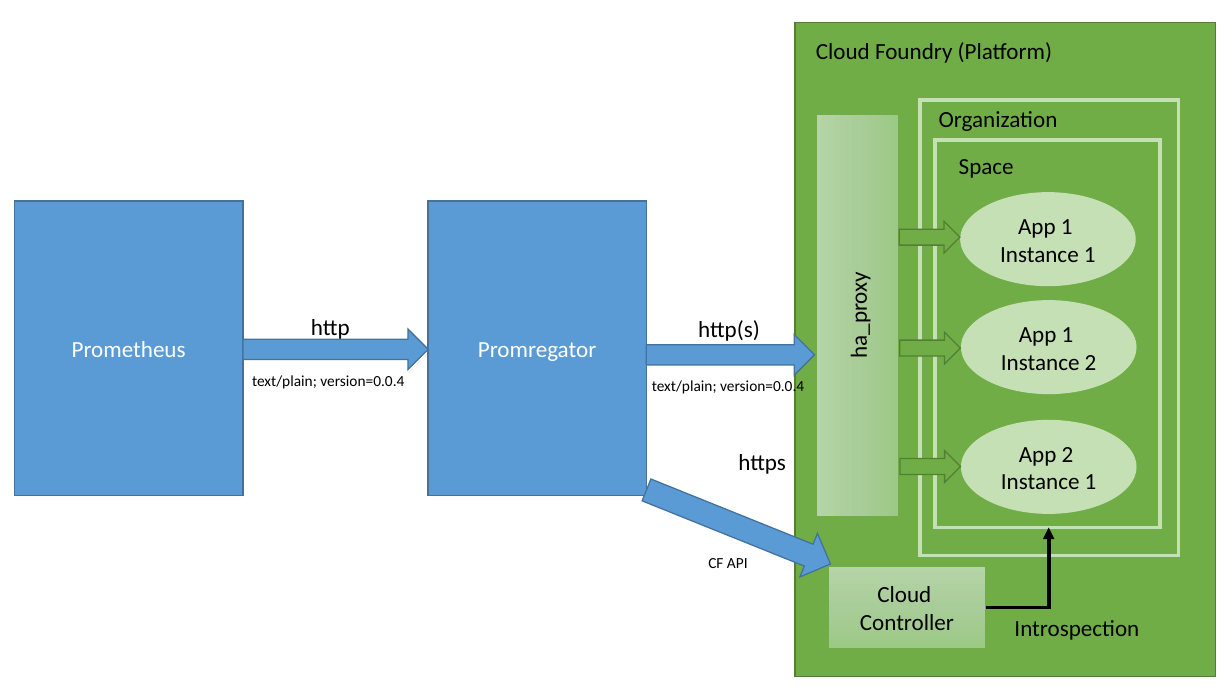
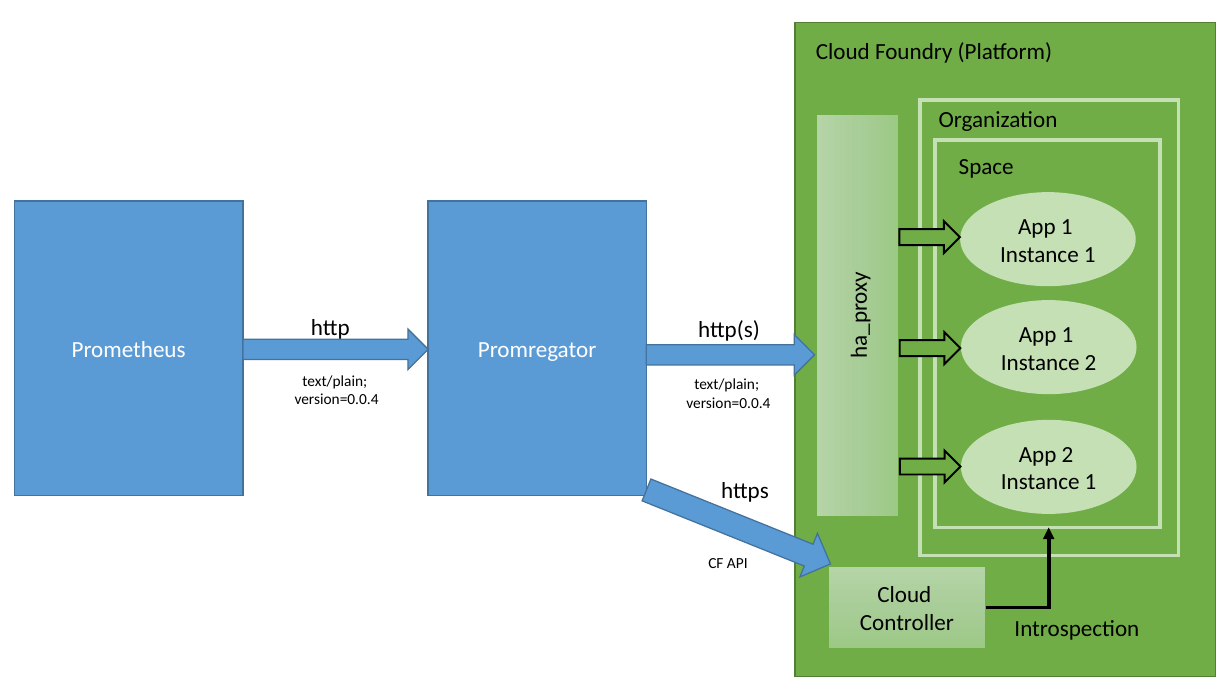
Before and after one commit to promregator/promregator, a slide deck: slide 1 of docs/raw/architecture.pptx. Drawn at 1232x693 pixels with LibreOffice and Linux fonts; fonts in the diff are those of the drawing. Boxes give left, top, right and bottom in pixels: in the first picture for what was removed or moved away, otherwise in the second. Text is boxed around its words. In the diff, an @@ line names an element or a change of style, - is before the commit and + after.

```diff
--- a/docs/raw/architecture.pptx
+++ b/docs/raw/architecture.pptx
@@ text "text/plain; version=0.0.4" at <box>295,375,379,404</box>: alignment left to centre @@
@@ text "text/plain; version=0.0.4": place and size @@
-text "text/plain; version=0.0.4" at <box>252,375,404,389</box>
+text "text/plain; version=0.0.4" at <box>295,375,379,404</box>
@@ text "text/plain; version=0.0.4": place and size @@
-text "text/plain; version=0.0.4" at <box>652,378,804,396</box>
+text "text/plain; version=0.0.4" at <box>686,378,770,408</box>
@@ text "text/plain; version=0.0.4" at <box>686,378,770,408</box>: alignment left to centre @@
@@ text "https": place and size @@
-text "https" at <box>738,454,786,474</box>
+text "https" at <box>721,482,769,502</box>
@@ outline #538035 1 pt to #000000 1.5 pt in 3 elements at <box>899,221,960,252</box>, <box>900,333,961,364</box>, <box>900,451,961,482</box> @@
```
Also in this commit, not shown: 1 other file.
